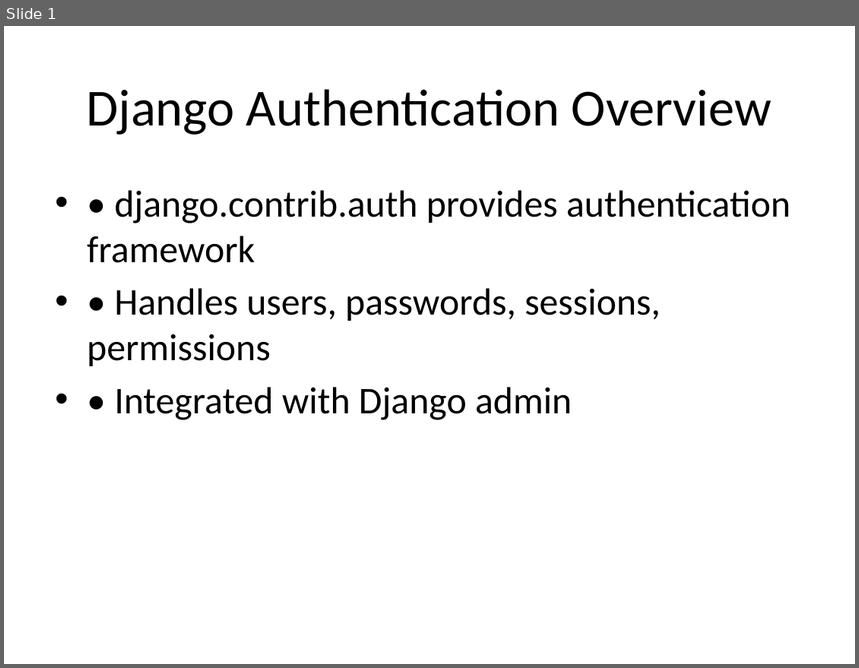
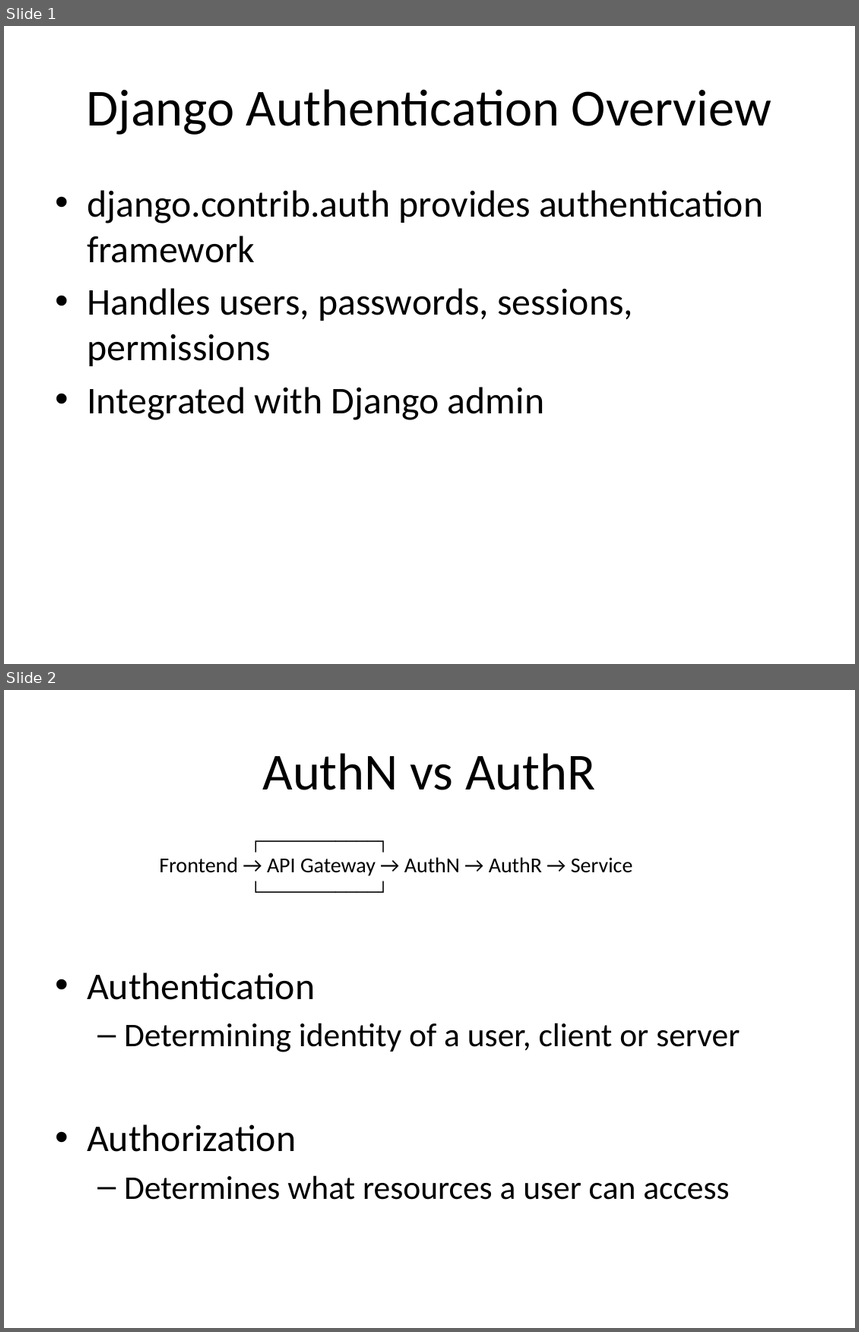
Before and after one commit to seanwhs/Django-Authorization-Crash-Course, a slide deck: django_auth_slides.pptx. Shown one above the other, each under a label of ours: slide 1 before the commit, slides 1 and 2 after it. The pictures are 859x668 and 859x1332 pixels, drawn with LibreOffice and Linux fonts; fonts in the diff are those of the drawing. Boxes give left, top, right and bottom in pixels: in the first picture for what was removed or moved away, otherwise in the second. Text is boxed around its words. In the diff, an @@ line names an element or a change of style, - is before the commit and + after.

```diff
--- a/django_auth_slides.pptx
+++ b/django_auth_slides.pptx
@@ slide 2 added at [4,690,855,1328], background #FFFFFF @@
@@ title added at [262,753,595,790], 44 pt, text #000000 @@
+AuthN vs AuthR
@@ text added at [159,857,633,876], 18 pt, text #000000 @@
+┌───────────┐
+Frontend → API Gateway → AuthN → AuthR → Service
+└───────────┘
@@ text added at [87,973,740,1200], 28 pt, text #000000 @@
+• Authentication
+  – Determining identity of a user, client or server
+• Authorization
+  – Determines what resources a user can access
@@ slide 1 changed as well @@
@@ text at [87,190,763,420]: text changed @@
-• • django.contrib.auth provides authentication framework
-• • Handles users, passwords, sessions, permissions
-• • Integrated with Django admin
+• django.contrib.auth provides authentication framework
+• Handles users, passwords, sessions, permissions
+• Integrated with Django admin
```
Also in this commit, not shown: 8 other slides changed, 3 other slides added.
